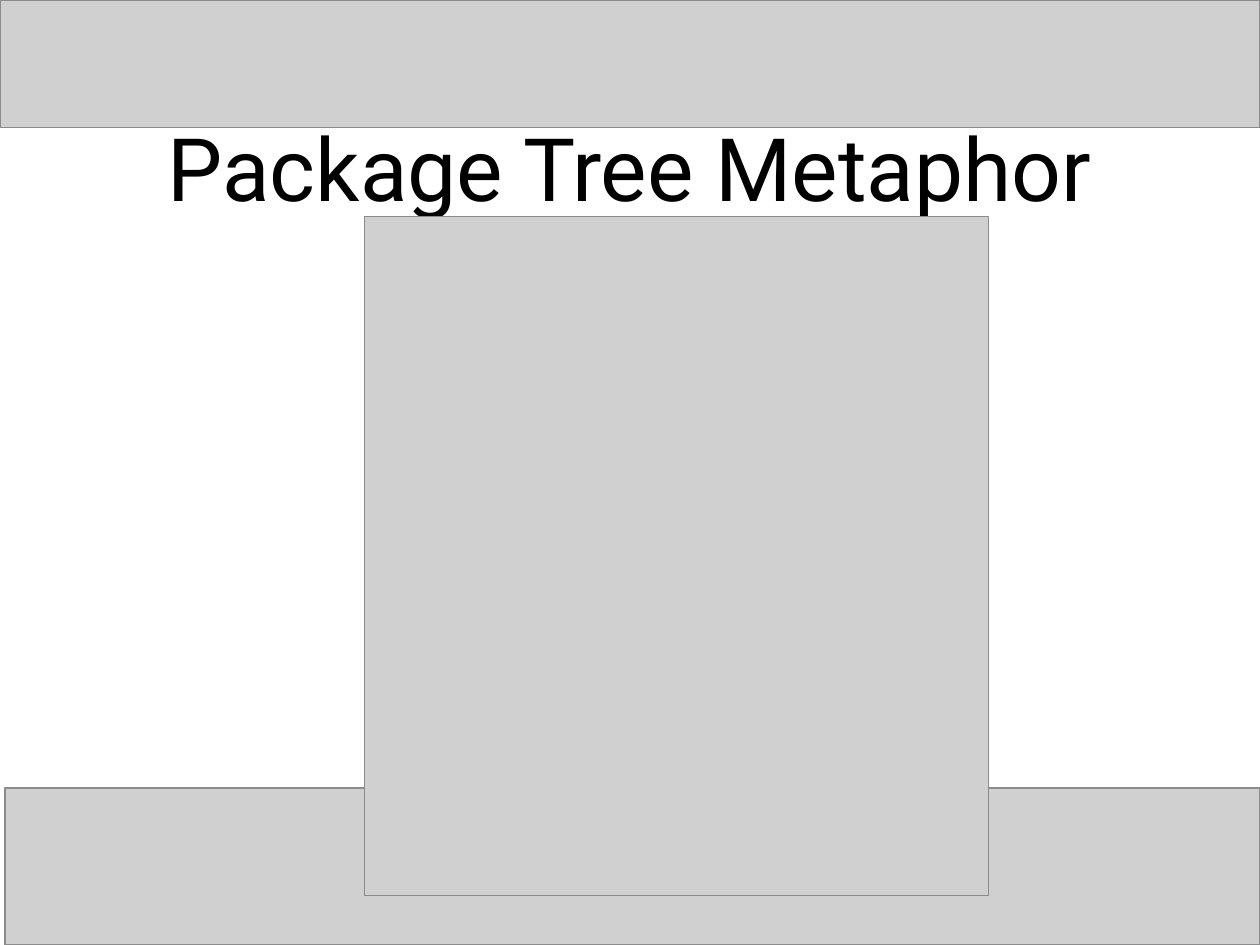
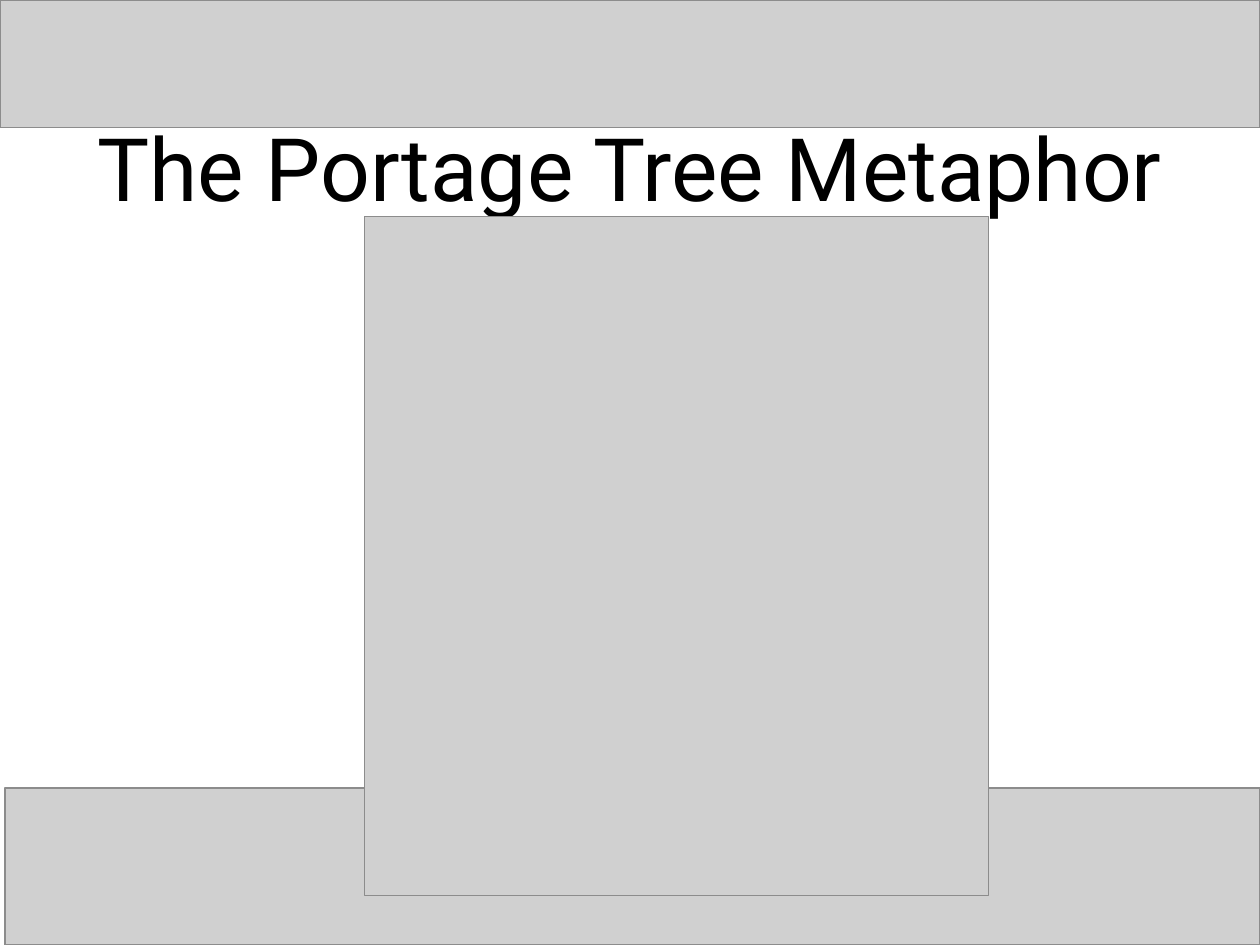
Before and after one commit to craignicol/scotaltdotnet, a slide deck: slide 19 of seattle/HORN Pres.ppt (slide 18 before the commit). Drawn at 1260x945 pixels with LibreOffice and Linux fonts; fonts in the diff are those of the drawing; grey boxes stand for pictures. Boxes give left, top, right and bottom in pixels: in the first picture for what was removed or moved away, otherwise in the second. Text is boxed around its words. In the diff, an @@ line names an element or a change of style, - is before the commit and + after.

Commit message:
Presentation update

```diff
--- a/seattle/HORN Pres.ppt
+++ b/seattle/HORN Pres.ppt
@@ text at <box>97,121,1162,222</box>: text changed @@
-Package Tree Metaphor
+The Portage Tree Metaphor
```
Also in this commit, not shown: 1 slide added, 6 other files.
